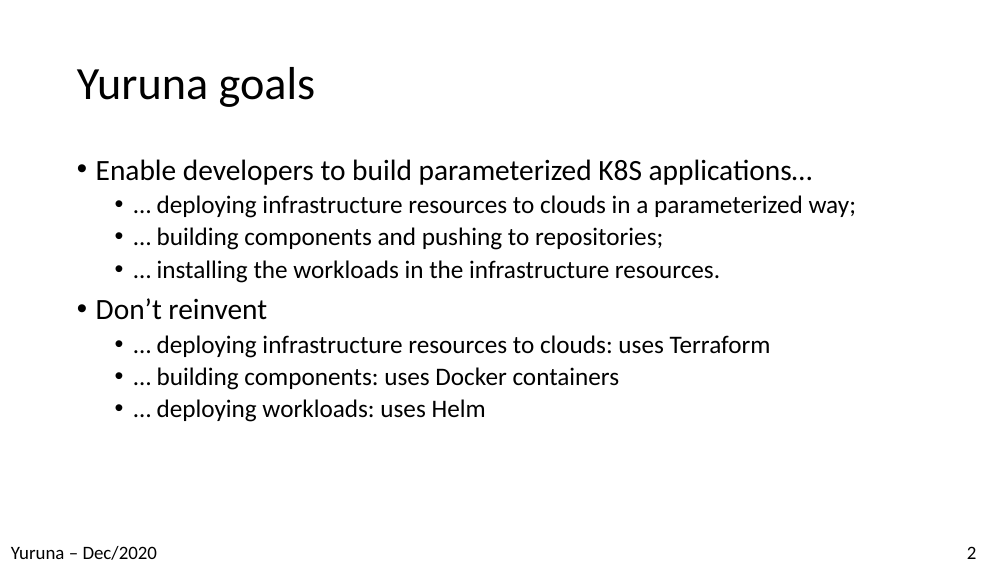
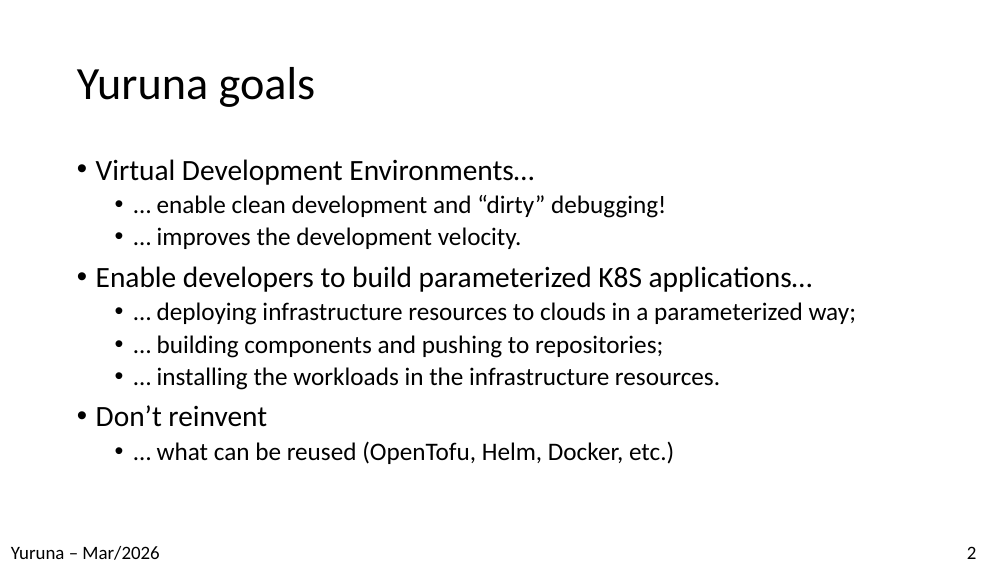
Before and after one commit to alissonsol/yuruna, a slide deck: slide 2 of docs/yuruna.pptx. Drawn at 1008x567 pixels with LibreOffice and Linux fonts; fonts in the diff are those of the drawing. Boxes give left, top, right and bottom in pixels: in the first picture for what was removed or moved away, otherwise in the second. Text is boxed around its words. In the diff, an @@ line names an element or a change of style, - is before the commit and + after.

Commit message:
Pptx and PDF updates.

```diff
--- a/docs/yuruna.pptx
+++ b/docs/yuruna.pptx
@@ text at [96,159,666,249]: paragraphs added @@
+• Virtual Development Environments…
+  • … enable clean development and “dirty” debugging!
+  • … improves the development velocity.
@@ text at [157,441,674,464]: text changed @@
-  • … deploying infrastructure resources to clouds: uses Terraform
-  • … building components: uses Docker containers
-  • … deploying workloads: uses Helm
+  • … what can be reused (OpenTofu, Helm, Docker, etc.)
@@ text at [11,546,159,560]: text changed @@
-Yuruna – Dec/2020
+Yuruna – Mar/2026
```
Also in this commit, not shown: 17 other slides changed, 7 other files.
